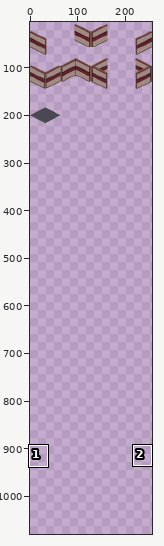
Sprite sheet: Content/SheetsOrigin/cubiclewallssheet.png. Above: a wide view before the commit, with the close-up outlined.
Close-up. Before the commit:
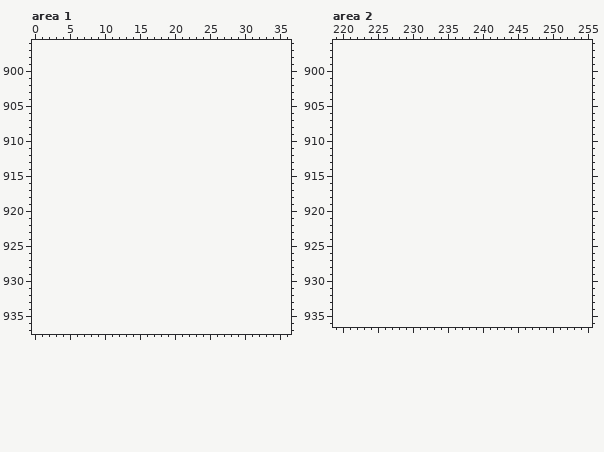
The file is 256x216 pixels. Colours within 5 levels of each other are drawn and written as one. Shown: area 1: x 0..36, y 896..937; area 2: x 219..255, y 896..936. The old version is drawn lined up with the new one, on the new canvas. The wide view leaves out empty margins. The commit also changed other parts of the picture, which this record leaves out.
Now the later version:
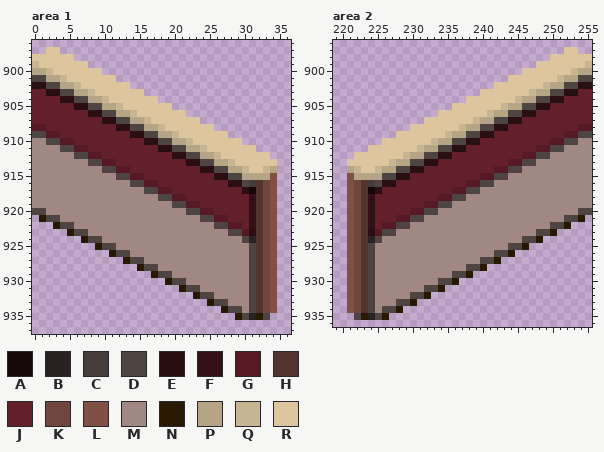
Palette (. is transparent): A #16080a  B #282322  C #463c39  D #4e4442  E #2b0e12  F #331016  G #561a24  H #52332d  J #631f2a  K #70473f  L #814f44  M #a18883  N #291900  P #b6a486  Q #c7b492  R #ddc69d
Difference:
canvas 256x216 -> 256x1080
Area 1:
y 897: x 2..3 .. -> RR
y 898: x 0..5 ...... -> RRRRRR
y 899: x 0..7 ........ -> QRRRRRRR
y 900: x 0..9 .......... -> PPQRRRRRRR
y 901: x 0..11 ............ -> DDPPQRRRRRRR
y 902: x 0..13 .............. -> EEDDPPQRRRRRRR
y 903: x 0..15 ................ -> JJEEDDPPQRRRRRRR
y 904: x 0..17 .................. -> JJJJEEDDPPQRRRRRRR
y 905: x 0..19 .................... -> JJJJJJEEDDPPQRRRRRRR
y 906: x 0..21 ...................... -> JJJJJJJJEEDDPPQRRRRRRR
y 907: x 0..23 ........................ -> JJJJJJJJJJEEDDPPQRRRRRRR
y 908: x 0..25 .......................... -> GGJJJJJJJJJJEEDDPPQRRRRRRR
y 909: x 0..27 ............................ -> DDGGJJJJJJJJJJEEDDPPQRRRRRRR
y 910: x 0..29 .............................. -> MMDDGGJJJJJJJJJJEEDDPPQRRRRRRR
y 911: x 0..31 ................................ -> MMMMDDGGJJJJJJJJJJEEDDPPQRRRRRRR
y 912: x 0..33 .................................. -> MMMMMMDDGGJJJJJJJJJJEEDDPPQRRRRRRR
y 913: x 0..34 ................................... -> MMMMMMMMDDGGJJJJJJJJJJEEDDPPQRRRRRR
y 914: x 0..34 ................................... -> MMMMMMMMMMDDGGJJJJJJJJJJEEDDPPQRRQP
y 915: x 0..34 ................................... -> MMMMMMMMMMMMDDGGJJJJJJJJJJEEDDPPPPL
y 916: x 0..34 ................................... -> MMMMMMMMMMMMMMDDGGJJJJJJJJJJEEDCHKL
y 917: x 0..34 ................................... -> MMMMMMMMMMMMMMMMDDGGJJJJJJJJJJEAHKL
y 918: x 0..34 ................................... -> MMMMMMMMMMMMMMMMMMDDGGJJJJJJJJJFHKL
y 919: x 0..34 ................................... -> MMMMMMMMMMMMMMMMMMMMDDGGJJJJJJJFHKL
y 920: x 0..34 ................................... -> DDMMMMMMMMMMMMMMMMMMMMDDGGJJJJJFHKL
y 921: x 1..34 .................................. -> NDDMMMMMMMMMMMMMMMMMMMMDDGGJJJFHKL
y 922: x 3..34 ................................ -> NDDMMMMMMMMMMMMMMMMMMMMDDGGJFHKL
y 923: x 5..34 .............................. -> NDDMMMMMMMMMMMMMMMMMMMMDDGEHKL
y 924: x 7..34 ............................ -> NDDMMMMMMMMMMMMMMMMMMMMDBHKL
y 925: x 9..34 .......................... -> NDDMMMMMMMMMMMMMMMMMMMDHKL
y 926: x 11..34 ........................ -> NDDMMMMMMMMMMMMMMMMMDHKL
y 927: x 13..34 ...................... -> NDDMMMMMMMMMMMMMMMDHKL
y 928: x 15..34 .................... -> NDDMMMMMMMMMMMMMDHKL
y 929: x 17..34 .................. -> NDDMMMMMMMMMMMDHKL
y 930: x 19..34 ................ -> NDDMMMMMMMMMDHKL
y 931: x 21..34 .............. -> NDDMMMMMMMDHKL
y 932: x 23..34 ............ -> NDDMMMMMDHKL
y 933: x 25..34 .......... -> NDDMMMDHKL
y 934: x 27..34 ........ -> NDDMDHKL
y 935: x 29..33 ..... -> NDBND
Area 2:
y 897: x 252..253 .. -> RR
y 898: x 250..255 ...... -> RRRRRR
y 899: x 248..255 ........ -> RRRRRRRQ
y 900: x 246..255 .......... -> RRRRRRRQPP
y 901: x 244..255 ............ -> RRRRRRRQPPDD
y 902: x 242..255 .............. -> RRRRRRRQPPDDEE
y 903: x 240..255 ................ -> RRRRRRRQPPDDEEJJ
y 904: x 238..255 .................. -> RRRRRRRQPPDDEEJJJJ
y 905: x 236..255 .................... -> RRRRRRRQPPDDEEJJJJJJ
y 906: x 234..255 ...................... -> RRRRRRRQPPDDEEJJJJJJJJ
y 907: x 232..255 ........................ -> RRRRRRRQPPDDEEJJJJJJJJJJ
y 908: x 230..255 .......................... -> RRRRRRRQPPDDEEJJJJJJJJJJGG
y 909: x 228..255 ............................ -> RRRRRRRQPPDDEEJJJJJJJJJJGGDD
y 910: x 226..255 .............................. -> RRRRRRRQPPDDEEJJJJJJJJJJGGDDMM
y 911: x 224..255 ................................ -> RRRRRRRQPPDDEEJJJJJJJJJJGGDDMMMM
y 912: x 222..255 .................................. -> RRRRRRRQPPDDEEJJJJJJJJJJGGDDMMMMMM
y 913: x 221..255 ................................... -> RRRRRRQPPDDEEJJJJJJJJJJGGDDMMMMMMMM
y 914: x 221..255 ................................... -> PQRRQPPDDEEJJJJJJJJJJGGDDMMMMMMMMMM
y 915: x 221..255 ................................... -> LPPPPDDEEJJJJJJJJJJGGDDMMMMMMMMMMMM
y 916: x 221..255 ................................... -> LKHCDEEJJJJJJJJJJGGDDMMMMMMMMMMMMMM
y 917: x 221..255 ................................... -> LKHAEJJJJJJJJJJGGDDMMMMMMMMMMMMMMMM
y 918: x 221..255 ................................... -> LKHFJJJJJJJJJGGDDMMMMMMMMMMMMMMMMMM
y 919: x 221..255 ................................... -> LKHFJJJJJJJGGDDMMMMMMMMMMMMMMMMMMMM
y 920: x 221..255 ................................... -> LKHFJJJJJGGDDMMMMMMMMMMMMMMMMMMMMDD
y 921: x 221..254 .................................. -> LKHFJJJGGDDMMMMMMMMMMMMMMMMMMMMDDN
y 922: x 221..252 ................................ -> LKHFJGGDDMMMMMMMMMMMMMMMMMMMMDDN
y 923: x 221..250 .............................. -> LKHEGDDMMMMMMMMMMMMMMMMMMMMDDN
y 924: x 221..248 ............................ -> LKHBDMMMMMMMMMMMMMMMMMMMMDDN
y 925: x 221..246 .......................... -> LKHDMMMMMMMMMMMMMMMMMMMDDN
y 926: x 221..244 ........................ -> LKHDMMMMMMMMMMMMMMMMMDDN
y 927: x 221..242 ...................... -> LKHDMMMMMMMMMMMMMMMDDN
y 928: x 221..240 .................... -> LKHDMMMMMMMMMMMMMDDN
y 929: x 221..238 .................. -> LKHDMMMMMMMMMMMDDN
y 930: x 221..236 ................ -> LKHDMMMMMMMMMDDN
y 931: x 221..234 .............. -> LKHDMMMMMMMDDN
y 932: x 221..232 ............ -> LKHDMMMMMDDN
y 933: x 221..230 .......... -> LKHDMMMDDN
y 934: x 221..228 ........ -> LKHDMDDN
y 935: x 222..226 ..... -> DNBDN
Boxes around the changes in both close-ups, in picture pixels (x1, y1, x2, y2):
added: (32, 47, 277, 320)
added: (347, 47, 592, 320)
